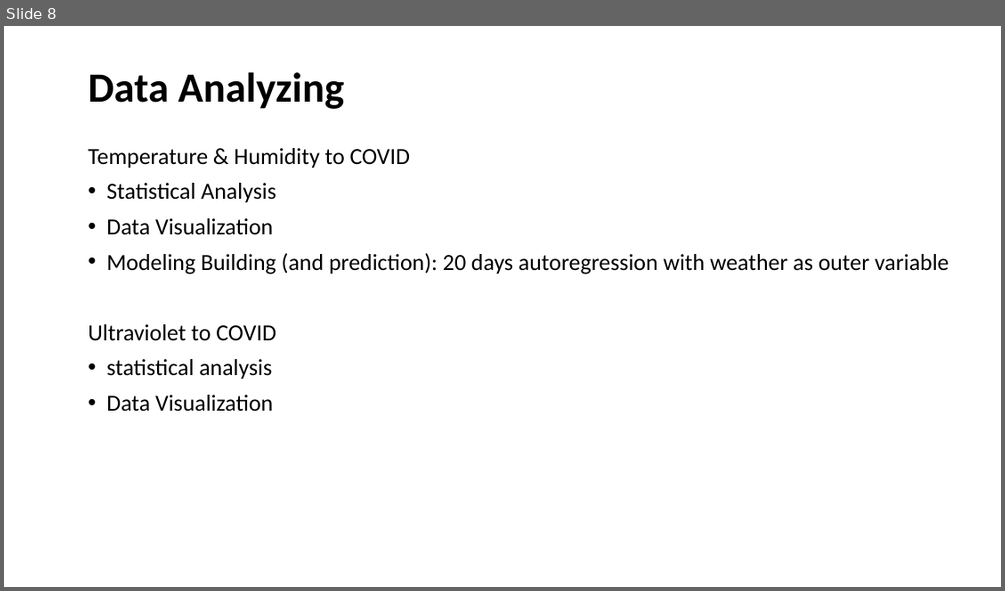
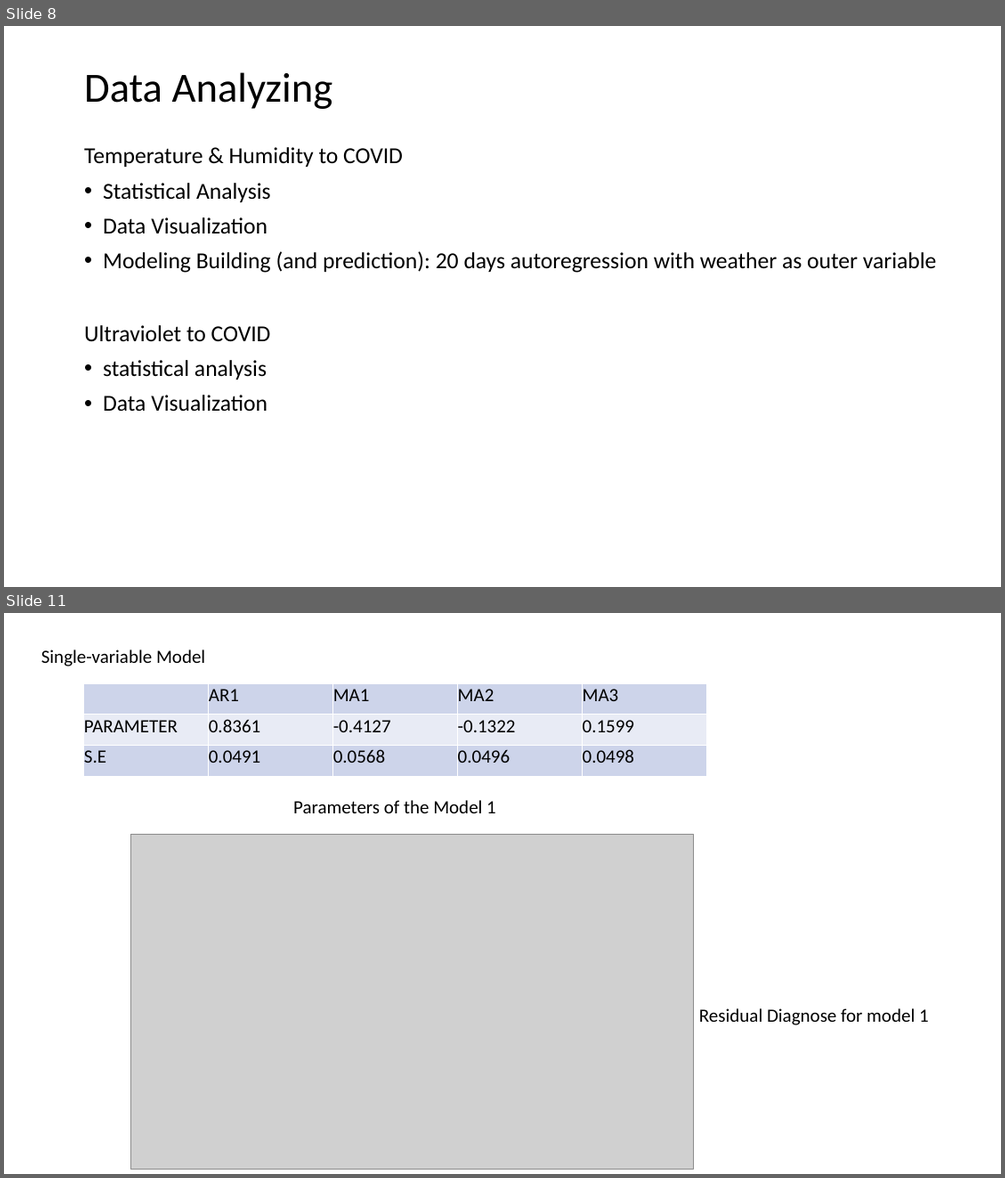
Before and after one commit to ShuyangLu/QBS181final, a slide deck: qbs 181 group.pptx. Shown one above the other, each under a label of ours: slide 8 before the commit, slides 8 and 11 after it; the slides between them are not shown. The pictures are 1005x591 and 1005x1178 pixels, drawn with LibreOffice and Linux fonts; fonts in the diff are those of the drawing; grey boxes stand for pictures. Boxes give left, top, right and bottom in pixels: in the first picture for what was removed or moved away, otherwise in the second. Text is boxed around its words. In the diff, an @@ line names an element or a change of style, - is before the commit and + after.

Commit message:
Updated slides with model part

```diff
--- a/qbs 181 group.pptx
+++ b/qbs 181 group.pptx
@@ slide 11 added at <box>4,613,1001,1174</box>, background #FFFFFF @@
@@ text added at <box>41,649,205,666</box>, 18 pt, text #000000 @@
+Single-variable Model
@@ table added at <box>84,683,708,777</box>, 3 rows, 5 columns @@
+ | AR1 | MA1 | MA2 | MA3
+PARAMETER | 0.8361 | -0.4127 | -0.1322 | 0.1599
+S.E | 0.0491 | 0.0568 | 0.0496 | 0.0498
@@ text added at <box>293,800,496,813</box>, 18 pt, text #000000 @@
+Parameters of the Model 1
@@ picture added at <box>131,834,694,1168</box> @@
@@ text added at <box>699,1008,929,1025</box>, 18 pt, text #000000 @@
+Residual Diagnose for model 1
@@ slide 8 changed as well @@
@@ title "Data Analyzing" at <box>84,72,333,109</box>: bold off @@
@@ text "Temperature & Humidity to COVID" at <box>84,147,937,411</box>: size 22.2 to 22 pt @@
```
Also in this commit, not shown: 9 other slides changed, 4 other slides added.
